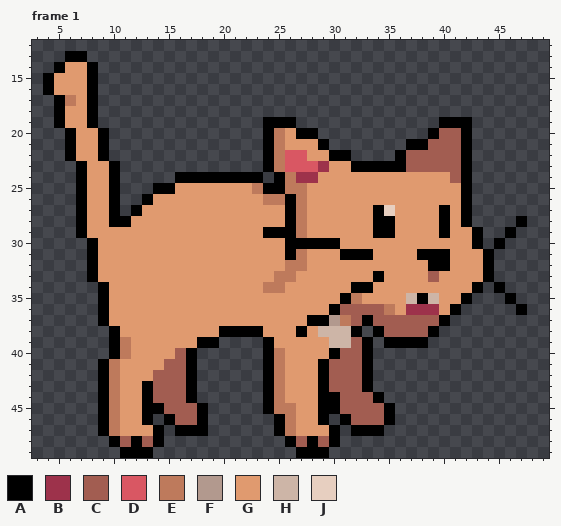
Pixel-art file, stored at Aseprite/cats/original/cat_angry-.aseprite. This is how it looked before the edit.
50x50 pixels, 8 frames. Shown: frame 1: x 3..49, y 12..49. The commit also changed other frames, which this record leaves out.
Visible layers, top first: "Baffi", "Mouth", "Head", "Body".
Palette (. is transparent): A #000000  B #9d324b  C #a25d51  D #d95763  E #be7a5c  F #b2998e  G #e09a6f  H #cdb5a7  J #e7cfc0
Pixels before, frame 1, first column x 4:
13 ..AA........................................
14 .AGGA.......................................
15 AGGGA.......................................
16 AGGGA.......................................
17 .AEGA.......................................
18 .AGGA.......................................
19 .AGGA...............AAA.............AAA.....
20 ..AGGA..............AEGAA..........ACCA.....
21 ..AGGA..............AEGGGA.......AACCCA.....
22 ..AGGA..............AEDDGGAA....ACCCCCA.....
23 ...AGGA.............AEDDDBGGAAAAACCCCCA.....
24 ...AGGA.....AAAAAAAA.AEBBGGGGGGGGGGGGCA.....
25 ...AGGA...AAGGGGGGGEAAEEGGGGGGGGGGGGGGA.....
26 ...AGGA..AGGGGGGGGGGEEAEGGGGGGGGGGGGGGA.....
27 ...AGGA.AGGGGGGGGGGGGGAEGGGGGGAJGGGGAGA.....
28 ...AGGAAGGGGGGGGGGGGGGAEGGGGGGAAGGGGAGA....A
29 ...AGGGGGGGGGGGGGGGGAAAEGGGGGGAAGGGGAGGA..A.
30 ....AGGGGGGGGGGGGGGGGGAAAAAGGGGGGGGGGGGA.A..
31 ....AGGGGGGGGGGGGGGGGGAEGGGAAAGGGGAAAGGGA...
32 ....AGGGGGGGGGGGGGGGGGEEGGGGGGGGGGGAAGGGA...
33 ....AGGGGGGGGGGGGGGGGEEGGGGGGGAGGGGCGGGGA...
34 .....AGGGGGGGGGGGGGGEEGGGGGGAAGGGGGGGGGA.A..
35 .....AGGGGGGGGGGGGGGGGGGGGGAEGGGGHAHGGA...A.
36 .....AGGGGGGGGGGGGGGGGGGGGACCCCEGBBBGA.....A
37 .....AGGGGGGGGGGGGGGGGGGAAFECACCCCCCA.......
38 ......AGGGGGGGGGAAAAGGGAGHHHA.ACCCCA........
39 ......AEGGGGGGAA....AGGGGGHHCA.AAAA.........
40 ......AEGGGGCA......AEGGGGACCA..............
41 .....AEGGGGCCA......AEGGGACCCA..............
42 .....AEGGGCCCA......AEGGGACCCA..............
43 .....AEGGACCCA......AEGGGACCCA..............
44 .....AEGGACCCA......AEGGGAACCCA.............
45 .....AEGGAACCCA.....AEEGGAACCCCA............
46 .....AEGGA.ACCA......AEGGA.ACCCA............
47 .....AEGGGA.AAA......AEGGGA.AAA.............
48 ......ACACA...........ACACA.................
49 .......AAA.............AAA..................
Once edited:
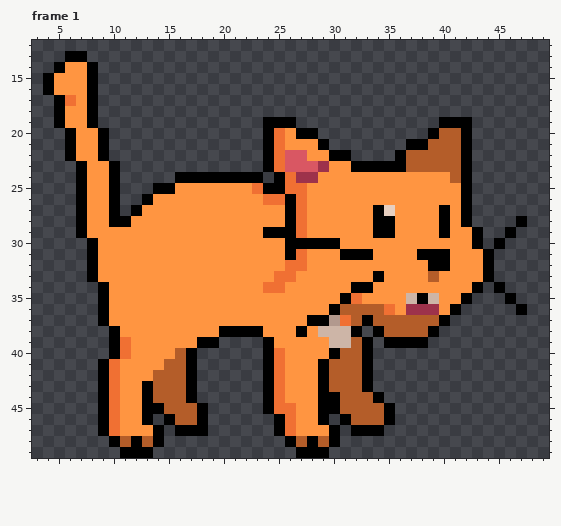
The exact change:
colour C: #a25d51 -> #b45d29
colour E: #be7a5c -> #f07033
colour G: #e09a6f -> #ff9541
Changed places in both pictures, as pixel boxes (x1, y1, x2, y2):
changed: (54, 62, 483, 447)
